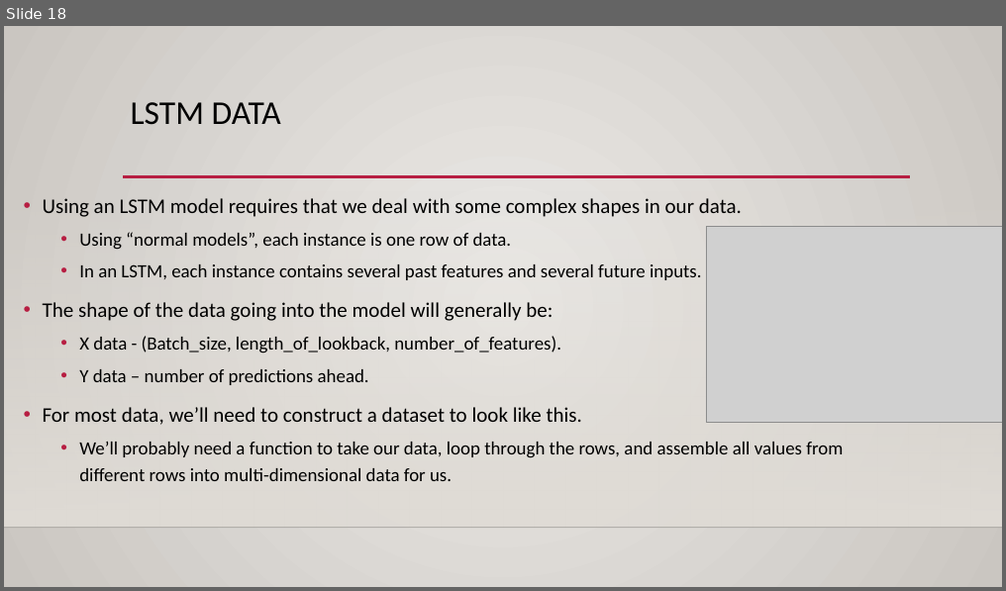
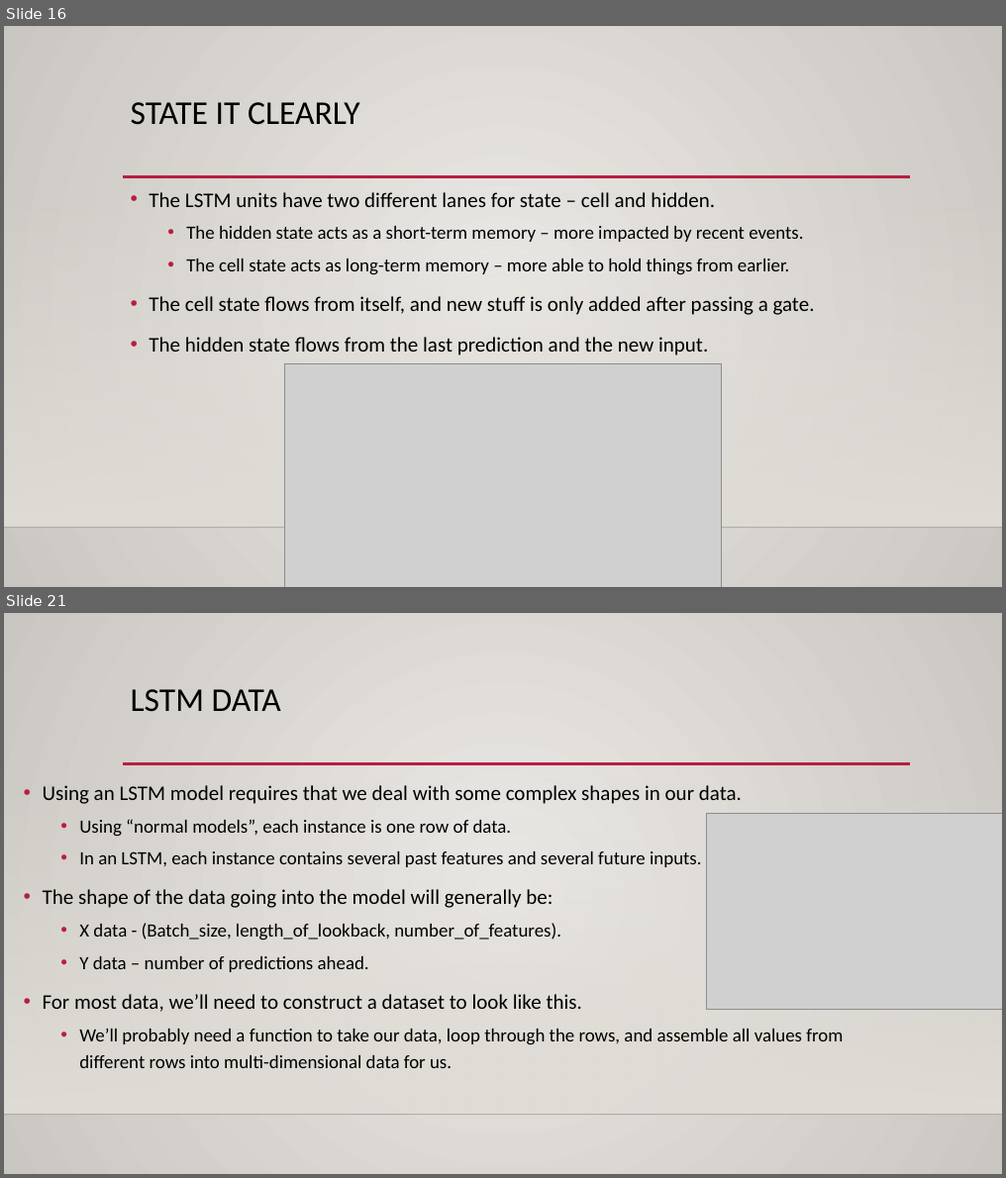
Before and after one commit to calvint13/Intro_to_Machine_Learning_Student_Workbooks, a slide deck: reference_content/Slides/rnn_lstm.pptx. Shown one above the other, each under a label of ours: slide 18 before the commit, slides 16 and 21 after it; the slides between them are not shown. The pictures are 1006x591 and 1006x1178 pixels, drawn with LibreOffice and Linux fonts; fonts in the diff are those of the drawing; grey boxes stand for pictures; background and template pictures are left out. Boxes give left, top, right and bottom in pixels: in the first picture for what was removed or moved away, otherwise in the second. Text is boxed around its words. In the diff, an @@ line names an element or a change of style, - is before the commit and + after.

```diff
--- a/reference_content/Slides/rnn_lstm.pptx
+++ b/reference_content/Slides/rnn_lstm.pptx
@@ slide 16 added at (4, 26, 1002, 587), background gradient #ECEAE7 to #CAC7C1; not listed: 3 template elements that a slide beside it also shows @@
@@ title added at (131, 102, 360, 125), 32 pt, text #000000 @@
+STATE IT CLEARLY
@@ text added at (149, 192, 815, 356), 20 pt, text #000000 @@
+• The LSTM units have two different lanes for state – cell and hidden.
+  • The hidden state acts as a short-term memory – more impacted by recent events.
+  • The cell state acts as long-term memory – more able to hold things from earlier.
+• The cell state flows from itself, and new stuff is only added after passing a gate.
+• The hidden state flows from the last prediction and the new input.
@@ picture added at (285, 365, 721, 587) @@
@@ what was slide 18 is now slide 21 @@
```
Also in this commit, not shown: 12 slides changed, 5 other slides added, 2 slides removed, 1 other file.
